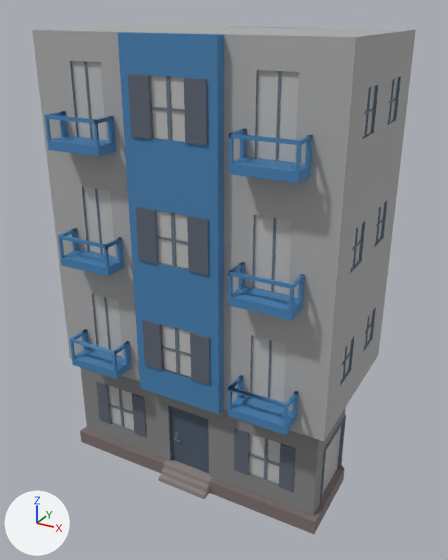
Before and after pictures for a commit that changed the FBX model Assets/Prefabs/Hub/Objects/Buildings/Restaurant.fbx.
Both versions are drawn from a 50 mm camera at (43.5, -79.5, 40.8) aimed at (0.4, -1.0, 1.6). Every picture has the same lights, and +X, +Y and +Z are marked at lower left. Where no turn or scale is listed for an object, it has been applied to the vertices. Vertices at the same position are counted once.

Objects in the first picture: 'restaurant.004'.
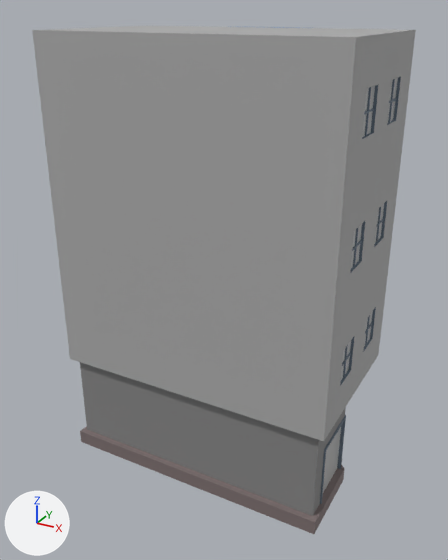
Location of each change, (x1, y1, x2, y2) in pixels of the pictures (448 x 560 px):
```json
{"part": 1, "of": "me_sphere_015", "change": "deleted", "before": [32, 26, 410, 534]}
```

Edits to the scene script, one JSON object a line:
```json
{"block": "me_sphere_015", "where": "# used by ob_restaurant_004; location = (0.0, 0.0, 4.0)"}
{"op": "remove", "block": "me_sphere_015", "code": "me_sphere_015.from_pydata(...)  # 3415 vertices, 2820 faces; spans x -22.4..22.4, y -16.7..16.7, z -34.0..34.0"}
{"op": "add", "block": "me_sphere_015", "code": "me_sphere_015.from_pydata(...)  # 2306 vertices, 1955 faces; spans x -22.4..22.4, y -13.1..16.7, z -34.0..34.0"}
{"block": "me_sphere_015", "change": "me_sphere_015 part 1: 740 vertices removed from x -21.3..21.3, y -16.7..-11.5, z -34.0..34.0"}
{"op": "remove", "block": "me_sphere_015", "code": "me_sphere_015.materials.append(mat_porte)  # dark blue #4d5a69"}
```
